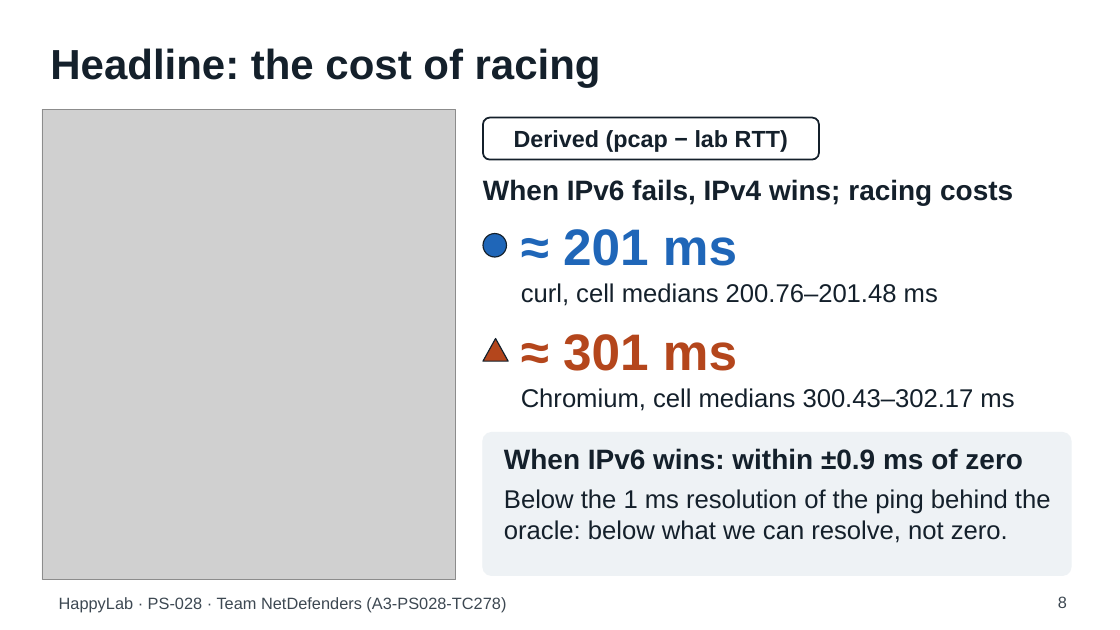
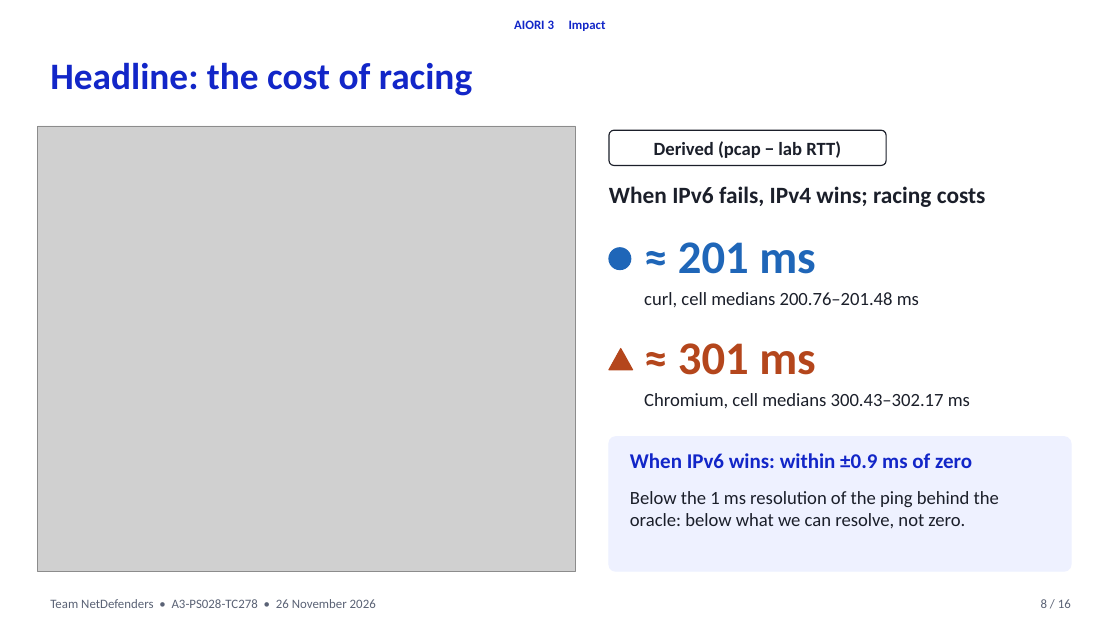
Before and after one commit to aiori-hackathon/A3-PS028-TC278, a slide deck: slide 8 of deck/HappyLab_PS028_TC278.pptx. Drawn at 1120x630 pixels with LibreOffice and Linux fonts; fonts in the diff are those of the drawing; grey boxes stand for pictures. Boxes give left, top, right and bottom in pixels: in the first picture for what was removed or moved away, otherwise in the second. Text is boxed around its words. In the diff, an @@ line names an element or a change of style, - is before the commit and + after.

```diff
--- a/deck/HappyLab_PS028_TC278.pptx
+++ b/deck/HappyLab_PS028_TC278.pptx
@@ text added at box(514, 20, 606, 31), 11 pt, text #1226C8, bold @@
+AIORI 3 Impact
@@ text "Headline: the cost of racing": place and size @@
-text "Headline: the cost of racing" at box(50, 48, 601, 88)
+text "Headline: the cost of racing" at box(50, 62, 472, 96)
@@ text "Headline: the cost of racing" at box(50, 62, 472, 96): size 36 to 32 pt, font Arial to Calibri, text colour #14202B to #1226C8 @@
@@ picture: place and size @@
-picture at box(42, 109, 456, 580)
+picture at box(38, 126, 576, 571)
@@ rounded rectangle "Derived (pcap − lab RTT)": place and size @@
-rounded rectangle "Derived (pcap − lab RTT)" at box(483, 118, 819, 160)
+rounded rectangle "Derived (pcap − lab RTT)" at box(609, 130, 886, 166)
@@ rounded rectangle "Derived (pcap − lab RTT)" at box(609, 130, 886, 166): size 20 to 16 pt, font Arial to Calibri, text colour #14202B to #1B1F2A; outline #14202B 1.5 pt to #1B1F2A 1 pt; proportions changed @@
@@ text "When IPv6 fails, IPv4 wins; ...": place and size @@
-text "When IPv6 fails, IPv4 wins; ..." at box(483, 179, 1013, 205)
+text "When IPv6 fails, IPv4 wins; ..." at box(609, 186, 986, 207)
@@ text "When IPv6 fails, IPv4 wins; ..." at box(609, 186, 986, 207): size 24 to 20 pt, font Arial to Calibri, text colour #14202B to #1B1F2A @@
@@ text "≈ 201 ms" at box(678, 242, 816, 274): size 44 to 40 pt, font Arial to Calibri @@
@@ text "≈ 201 ms": place and size @@
-text "≈ 201 ms" at box(563, 229, 737, 266)
+text "≈ 201 ms" at box(678, 242, 816, 274)
@@ ellipse: place and size @@
-ellipse at box(483, 234, 507, 257)
+ellipse at box(609, 248, 631, 270)
@@ ellipse at box(609, 248, 631, 270): outline #14202B 1 pt to #1F66B8 1 pt @@
@@ size 22 to 16 pt, font Arial to Calibri, text colour #14202B to #1B1F2A in 3 elements at box(630, 491, 999, 528), box(644, 393, 970, 408), box(644, 292, 919, 307) @@
@@ text "curl, cell medians 200.76–201.48 ms": place and size @@
-text "curl, cell medians 200.76–201.48 ms" at box(521, 283, 938, 306)
+text "curl, cell medians 200.76–201.48 ms" at box(644, 292, 919, 307)
@@ text "≈ 301 ms": place and size @@
-text "≈ 301 ms" at box(563, 334, 737, 371)
+text "≈ 301 ms" at box(678, 343, 816, 375)
@@ text "≈ 301 ms" at box(678, 343, 816, 375): size 44 to 40 pt, font Arial to Calibri @@
@@ triangle: place and size @@
-triangle at box(483, 339, 508, 361)
+triangle at box(609, 349, 633, 370)
@@ triangle at box(609, 349, 633, 370): outline #14202B 1 pt to #B4461C 1 pt @@
@@ text "Chromium, cell medians 300.43–302.17 ms": place and size @@
-text "Chromium, cell medians 300.43–302.17 ms" at box(521, 388, 1014, 411)
+text "Chromium, cell medians 300.43–302.17 ms" at box(644, 393, 970, 408)
@@ rounded rectangle: place and size @@
-rounded rectangle at box(483, 433, 1071, 576)
+rounded rectangle at box(609, 437, 1071, 571)
@@ rounded rectangle at box(609, 437, 1071, 571): fill #EEF2F5 to #EEF1FF; outline #EEF2F5 1 pt to #EEF1FF 1 pt; proportions changed @@
@@ text "When IPv6 wins: within ±0.9 ...": place and size @@
-text "When IPv6 wins: within ±0.9 ..." at box(504, 448, 1023, 470)
+text "When IPv6 wins: within ±0.9 ..." at box(630, 453, 972, 468)
@@ text "When IPv6 wins: within ±0.9 ..." at box(630, 453, 972, 468): size 24 to 18 pt, font Arial to Calibri, text colour #14202B to #1226C8 @@
@@ text "Below the 1 ms resolution ...": place and size @@
-text "Below the 1 ms resolution ..." at box(504, 489, 1051, 543)
+text "Below the 1 ms resolution ..." at box(630, 491, 999, 528)
@@ text at box(50, 599, 376, 608): text changed; size 14 to 11 pt; font Arial to Calibri; text colour #3D4852 to #5A6275 @@
-HappyLab · PS-028 · Team NetDefenders (A3-PS028-TC278)
+Team NetDefenders • A3-PS028-TC278 • 26 November 2026
@@ text "8 / 16" at box(1041, 599, 1071, 608): vertical alignment top to middle @@
@@ text at box(1041, 599, 1071, 608): text changed; size 14 to 11 pt; font Arial to Calibri; text colour #3D4852 to #5A6275 @@
-8
+8 / 16
```
Also in this commit, not shown: 13 other slides changed, 2 slides added, 14 other files.
